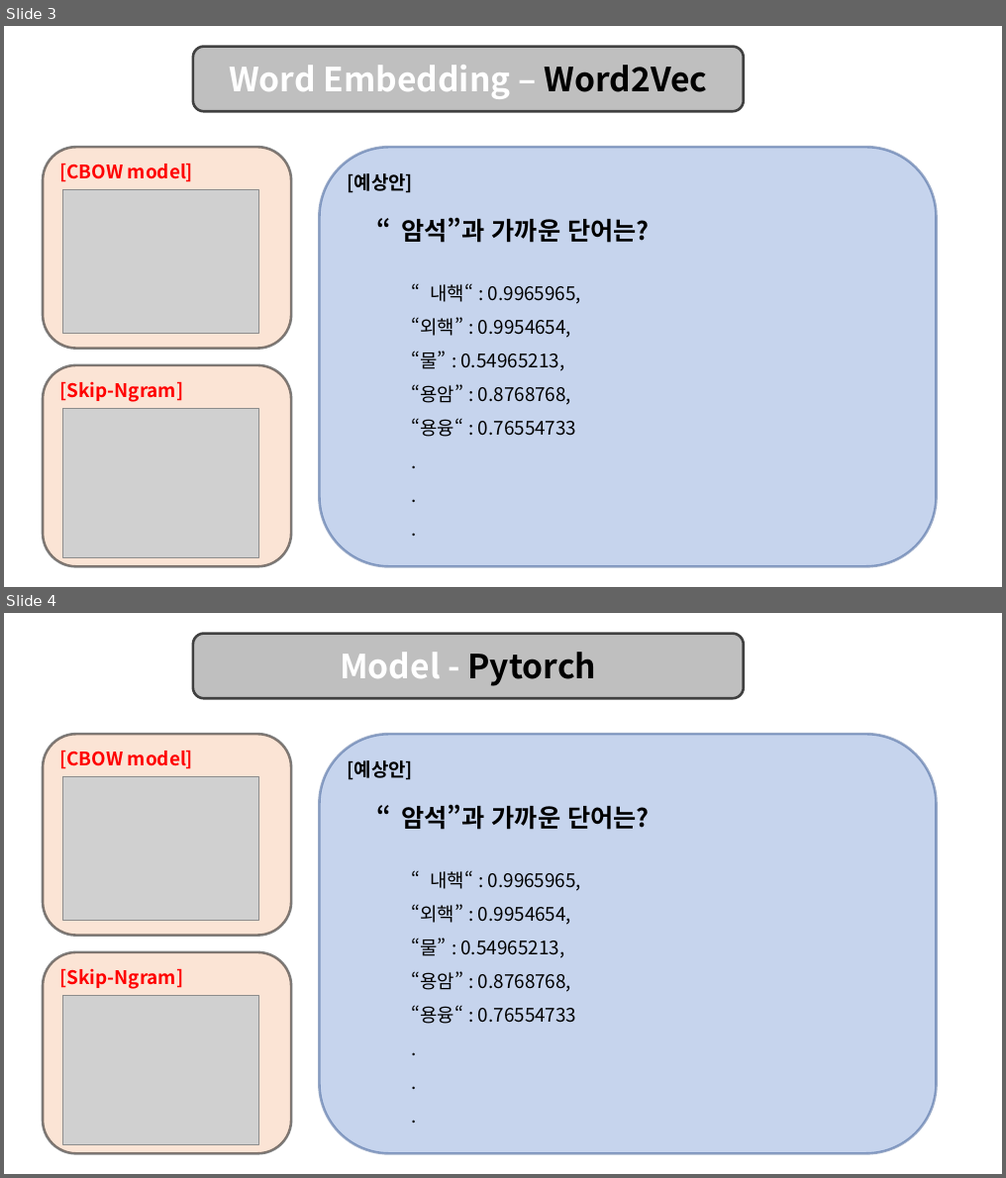
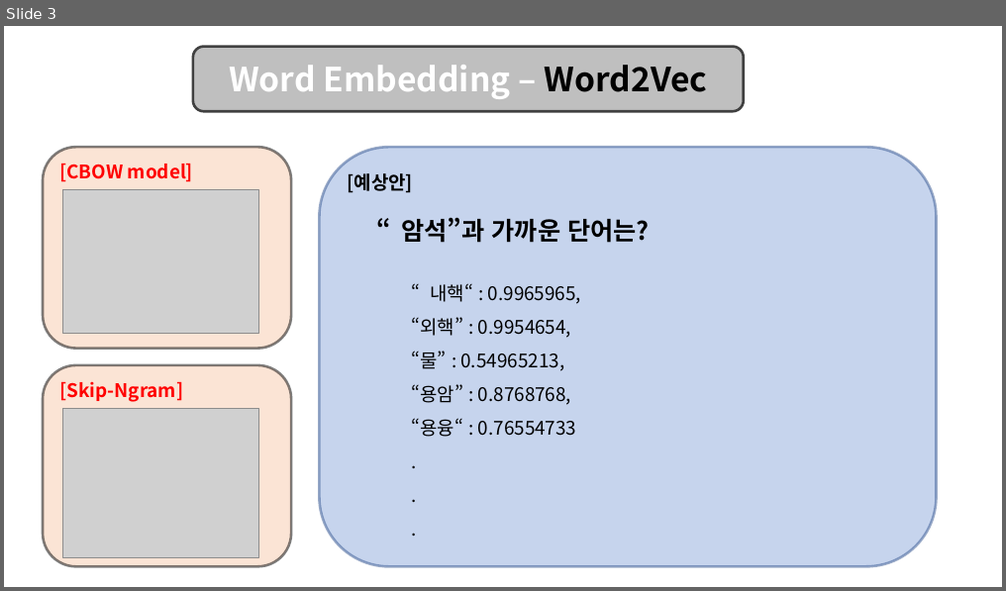
Before and after one commit to SHIMspacethere/EducationML-Project-Shim, a slide deck: material/설계도 - 모식도.pptx. Shown one above the other, each under a label of ours: slides 3 and 4 before the commit, slide 3 after it. The pictures are 1006x1178 and 1006x591 pixels, drawn with LibreOffice and Linux fonts; fonts in the diff are those of the drawing; grey boxes stand for pictures. Boxes give left, top, right and bottom in pixels: in the first picture for what was removed or moved away, otherwise in the second. Text is boxed around its words. In the diff, an @@ line names an element or a change of style, - is before the commit and + after.

```diff
--- a/material/설계도 - 모식도.pptx
+++ b/material/설계도 - 모식도.pptx
@@ slide 4 removed at (4, 613, 1002, 1174), background #FFFFFF @@
@@ rounded rectangle removed at (193, 633, 744, 698) @@
-Model - Pytorch
@@ rounded rectangle removed at (43, 735, 291, 936) @@
-[CBOW model]
@@ rounded rectangle removed at (319, 735, 936, 1155) @@
-[예상안]
@@ picture removed at (63, 777, 258, 921) @@
@@ text removed at (401, 804, 648, 830) @@
-“암석”과 가까운 단어는?
@@ text removed at (411, 870, 581, 1024) @@
-“내핵“ : 0.9965965,
-“외핵” : 0.9954654,
-“물” : 0.54965213,
-“용암” : 0.8768768,
-“용융“ : 0.76554733
-.
-.
-.
@@ rounded rectangle removed at (43, 953, 291, 1155) @@
-[Skip-Ngram]
@@ picture removed at (63, 995, 258, 1145) @@
```
Also in this commit, not shown: 1 slide added.
